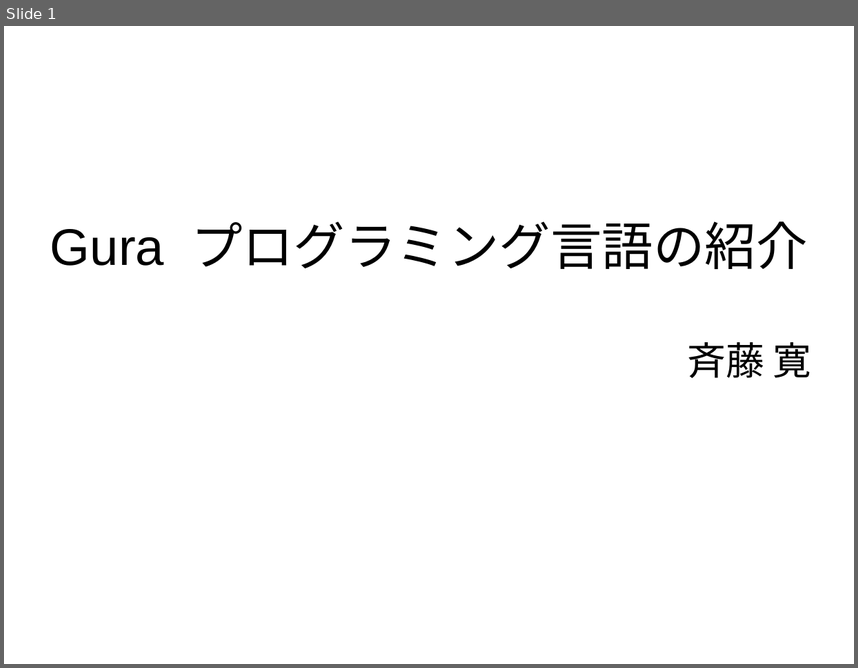
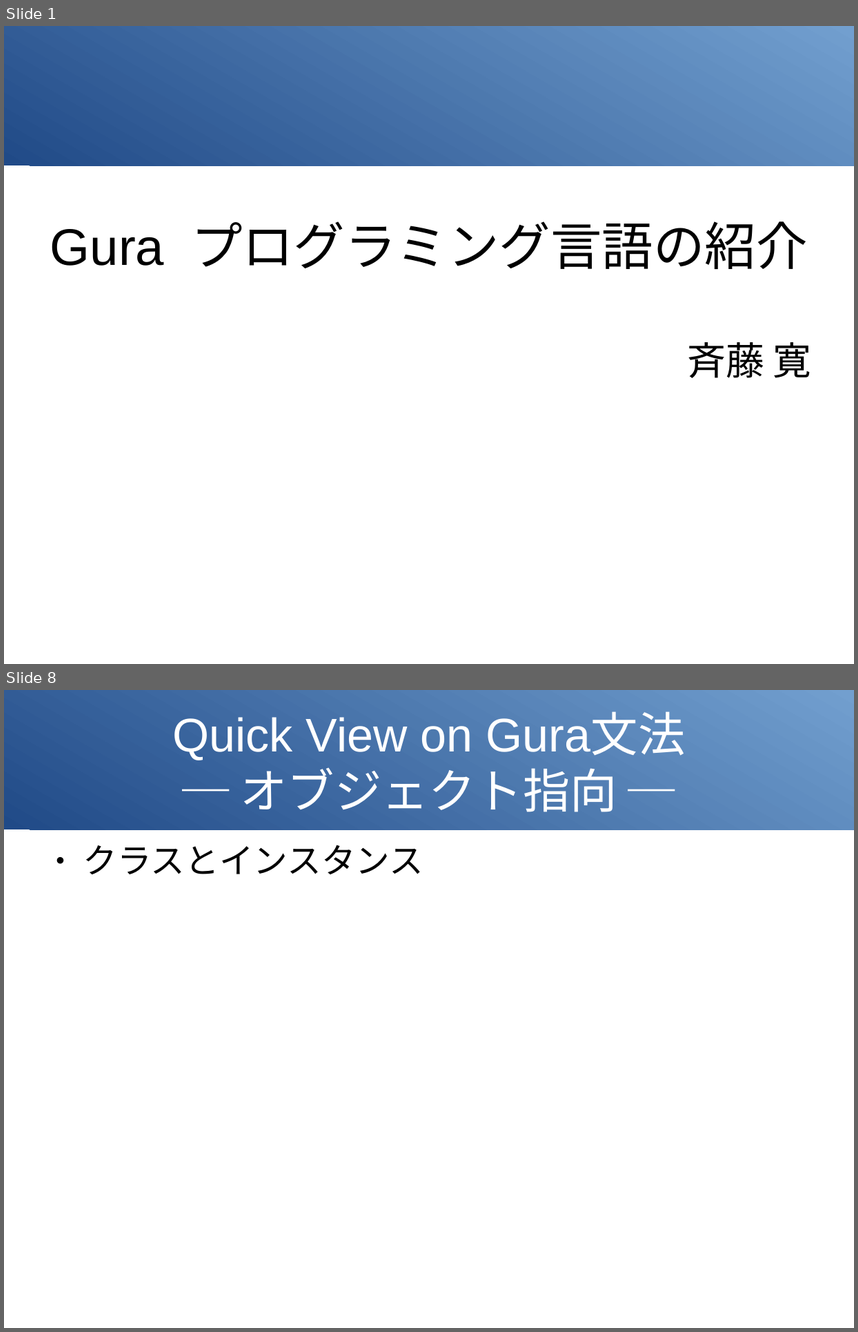
Before and after one commit to gura-lang/gura-doc, a slide deck: presentation/gura-intro.odp. Shown one above the other, each under a label of ours: slide 1 before the commit, slides 1 and 8 after it; the slides between them are not shown. The pictures are 858x668 and 858x1332 pixels, drawn with LibreOffice and Linux fonts; fonts in the diff are those of the drawing; background and template pictures are left out. Boxes give left, top, right and bottom in pixels: in the first picture for what was removed or moved away, otherwise in the second. Text is boxed around its words. In the diff, an @@ line names an element or a change of style, - is before the commit and + after.

```diff
--- a/presentation/gura-intro.odp
+++ b/presentation/gura-intro.odp
@@ slide 8 added at (x1=4, y1=690, x2=854, y2=1328), background #FFFFFF; not listed: 1 template element that a slide beside it also shows @@
@@ title added at (x1=172, y1=713, x2=685, y2=812), 44 pt, text #FFFFFF @@
+Quick View on Gura文法
+─ オブジェクト指向 ─
@@ text added at (x1=83, y1=845, x2=424, y2=874), 32 pt, text #000000 @@
+● クラスとインスタンス
@@ slide 1 changed as well @@
@@ rectangle added at (x1=4, y1=26, x2=854, y2=165), fill gradient #204A87 to #729FCF @@
```
Also in this commit, not shown: 13 other slides added, 2 slides removed.
